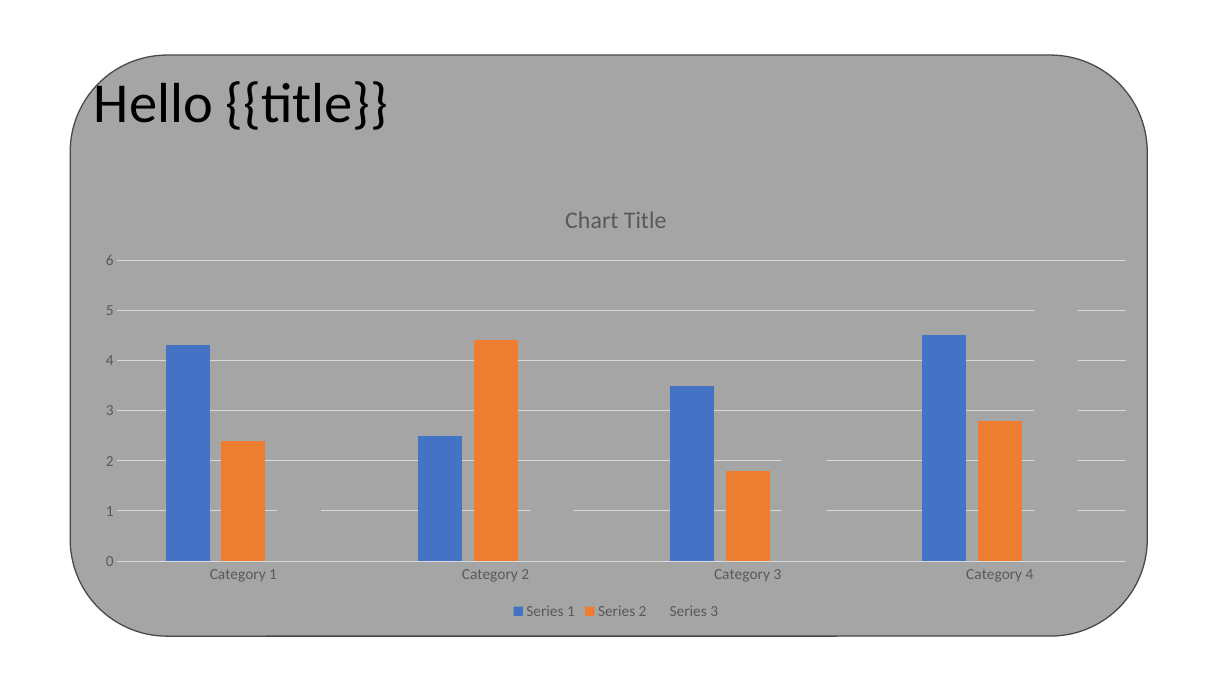
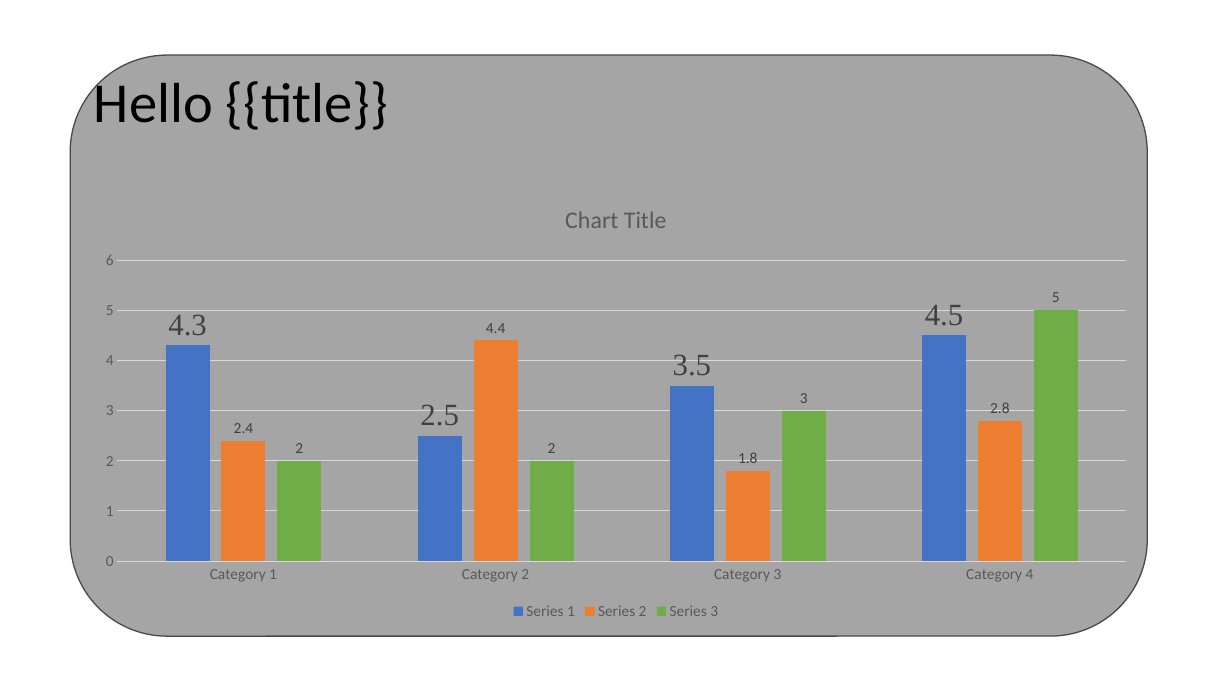
Before and after one commit to jsuyog2/node-pptx-templater, a slide deck: slide 1 of templates/sample.pptx. Drawn at 1232x693 pixels with LibreOffice and Linux fonts; fonts in the diff are those of the drawing. Boxes give left, top, right and bottom in pixels: in the first picture for what was removed or moved away, otherwise in the second. Text is boxed around its words. In the diff, an @@ line names an element or a change of style, - is before the commit and + after.

Commit message:
feat: implement chart data labeling support and expand documentation ecosystem

```diff
--- a/templates/sample.pptx
+++ b/templates/sample.pptx
@@ column chart at (x1=85, y1=185, x2=1148, y2=625) @@
@@ data labels of Series 1 added @@
@@ data labels of Series 2 added @@
@@ colour of Series 3 #A5A5A5 to #70AD47 @@
@@ data labels of Series 3 added @@
```
Also in this commit, not shown: 1 slide added, 50 other files.
